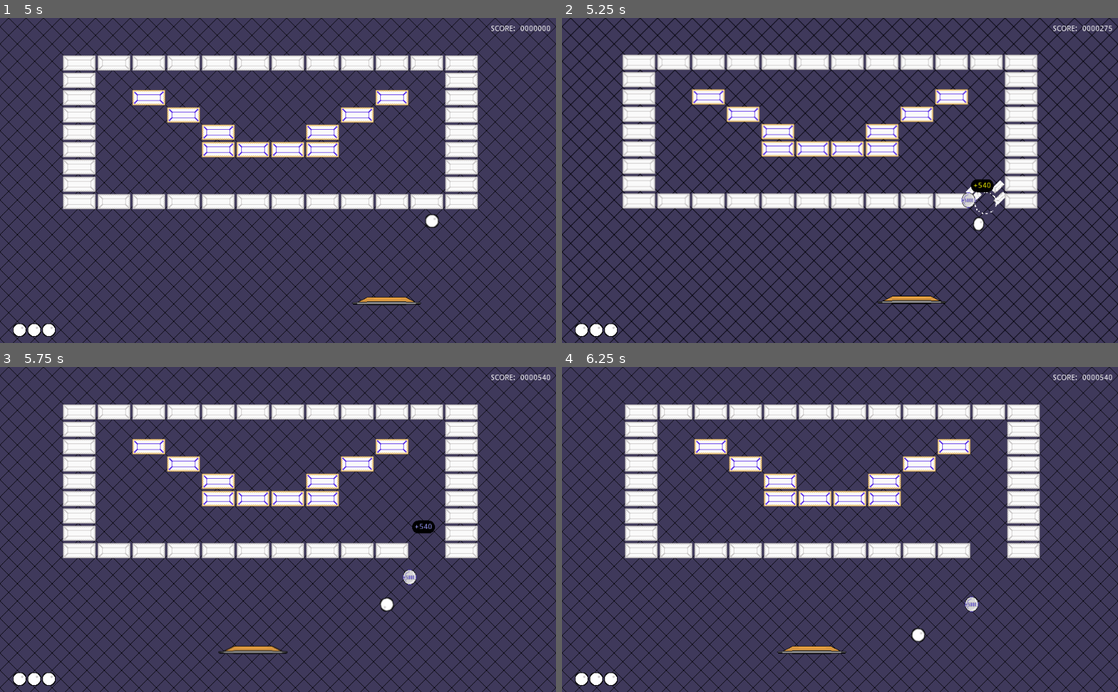
Above: before the commit, frames 1-4 (two rows, left to right).
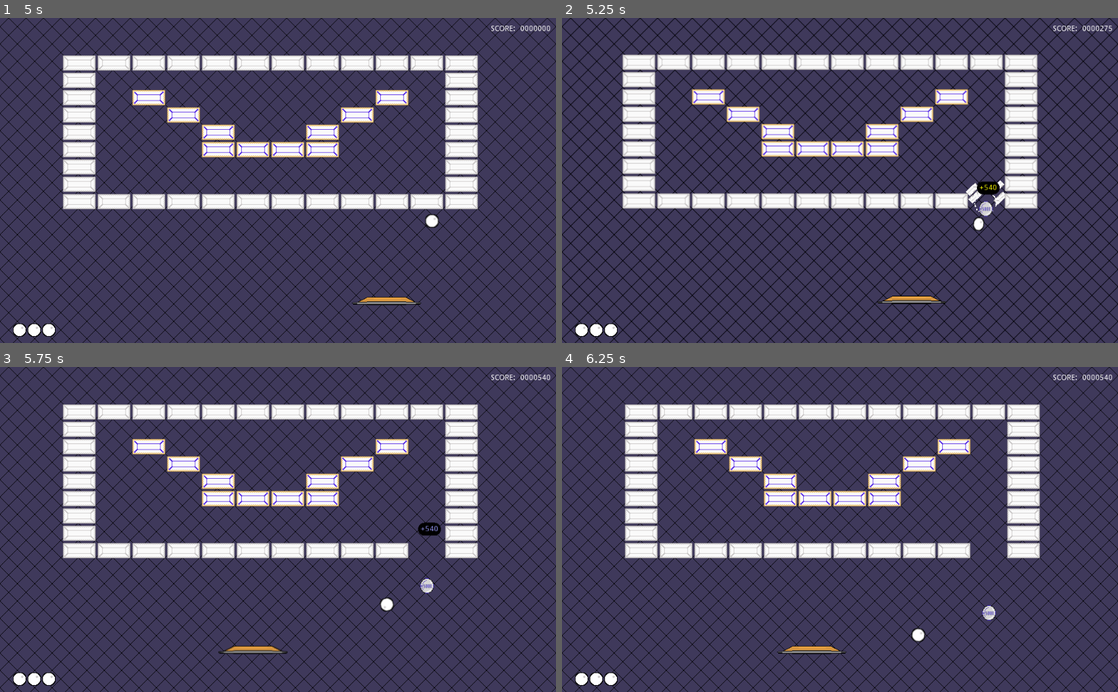
Above: after the commit, the same moments.

Repository: Anatolij-Grigorjev/Breakout4Godot
Game: Godot game, scene res://BreakoutGame.tscn
The game is run twice, just before and just after one commit, with the same random seed, the same clock (stepped at 60 frames per second) and the same inputs.
Inputs (mouse positions are in pixels of both pictures, inside the frame that each line leads up to):
- Up to frame 1 (5 s): tap Enter (ui_accept) at 0.5, 0.77, 2, 3.5, 3.77 s; move the mouse to (400, 164) at 0.52 s; hold Right (paddle_right) 0.53-1.25 s; tap Space (paddle_launch_ball) at 0.6, 3.6 s; click (400, 164) at 0.67 s; drag from (166, 196) to (250, 245) at 1.27 s; move the mouse to (333, 109) at 2.02 s; hold Right (paddle_right) 2.03-2.75 s; tap Alt at 2.1 s; drag from (250, 245) to (111, 131) at 2.77 s; move the mouse to (444, 229) at 3.52 s; hold Left (paddle_left) 3.53-4.25 s; drag from (111, 131) to (194, 99) at 4.27 s
- Up to frame 2 (5.25 s): move the mouse to (867, 180) at 5.02 s; hold Left (paddle_left) from 5.03 s (still down); tap Alt at 5.1 s; click (867, 180) at 5.17 s
- Up to frame 3 (5.75 s): keep holding Left (paddle_left)
- Up to frame 4 (6.25 s): release Left (paddle_left) at 5.75 s; drag from (756, 448) to (728, 545) at 5.77 s

Frame 1 is identical in both runs. In frame 2, 0.3% of the frame differs, in the area x 71-79%, y 49-62%; in frame 3, 0.3%; in frame 4, 0.2%.

Commit message:
fix effects origins, add points collect effect

Diff:
--- a/game/BreakoutGame.gd
+++ b/game/BreakoutGame.gd
@@ -140,10 +140,12 @@
 	var brickPoints = _get_points_for_brick_type(type)
 	# brick position is relative to tilemap parent
 	var brick_origin_pos = bricks.map_to_world(tileIdx) + bricks.position
-	_add_scored_points_bubble(brick_origin_pos, brickPoints)
+	var global_brick_center = brick_origin_pos + bricks.cell_size / 2
+
+	_add_scored_points_bubble(global_brick_center, brickPoints)
 	scoreCounter.value += brickPoints
 
-	_process_drop_powerup(type, brick_origin_pos)
+	_process_drop_powerup(type, global_brick_center)
 
 
 
@@ -178,6 +180,7 @@
 
 func _on_paddle_collected_points(amount: float):
 	scoreCounter.value += amount
+	_add_scored_points_bubble(paddle.global_position - Vector2(0, 15), amount)
 
 
 func _on_ball_fallen(ball):
@@ -217,6 +220,7 @@
 func _hide_stage_end_message():
 	gameEndMessage.visible = false
 	overlay.get_node("AnimationPlayer").play("fade_out")
+	gameEndMessage.get_node("AnimationPlayer").play("RESET")
 
 
 func _get_points_for_brick_type(type: int) -> float:
--- a/game/gui/GameEndMessage.tscn
+++ b/game/gui/GameEndMessage.tscn
@@ -30,6 +30,18 @@
 "transitions": PoolRealArray( 1 ),
 "update": 0,
 "values": [ false ]
+}
+tracks/1/type = "value"
+tracks/1/path = NodePath("HBoxContainer/Label:rect_position")
+tracks/1/interp = 1
+tracks/1/loop_wrap = true
+tracks/1/imported = false
+tracks/1/enabled = true
+tracks/1/keys = {
+"times": PoolRealArray( 0 ),
+"transitions": PoolRealArray( 1 ),
+"update": 0,
+"values": [ Vector2( -1000, 300 ) ]
 }
 
 [sub_resource type="Animation" id=2]
@@ -72,9 +84,10 @@
 
 [node name="Label" type="Label" parent="HBoxContainer"]
 visible = false
-margin_left = 478.0
-margin_right = 546.0
-margin_bottom = 24.0
+margin_left = -1000.0
+margin_top = 300.0
+margin_right = -932.0
+margin_bottom = 324.0
 custom_colors/font_color = Color( 0.0313726, 0.0117647, 0.403922, 1 )
 custom_colors/font_color_shadow = Color( 0, 0, 0, 1 )
 custom_styles/normal = SubResource( 3 )
--- a/game/gui/ScoredPoints.tscn
+++ b/game/gui/ScoredPoints.tscn
@@ -22,8 +22,11 @@
 colorFlashDuration = 0.15
 
 [node name="Label" type="Label" parent="."]
-margin_right = 40.0
-margin_bottom = 14.0
+margin_left = -21.0
+margin_top = -12.0
+margin_right = 21.0
+margin_bottom = 12.0
+rect_pivot_offset = Vector2( 21, 12 )
 custom_styles/normal = SubResource( 1 )
 text = "+100"
 align = 1
